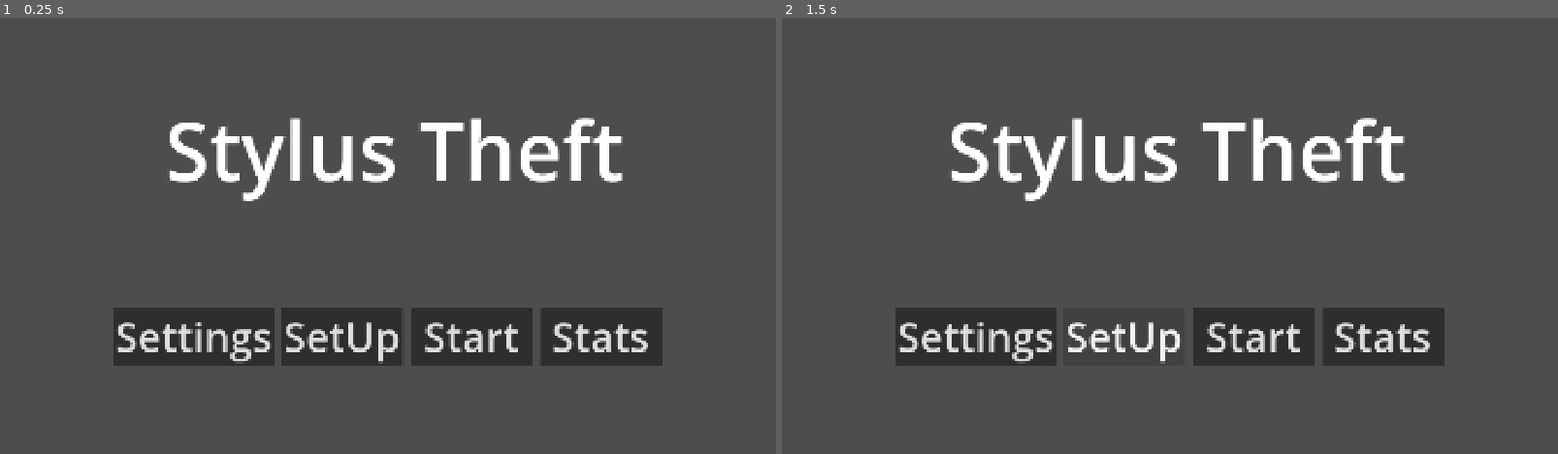
Above: before the commit, frames 1-2 (left to right).
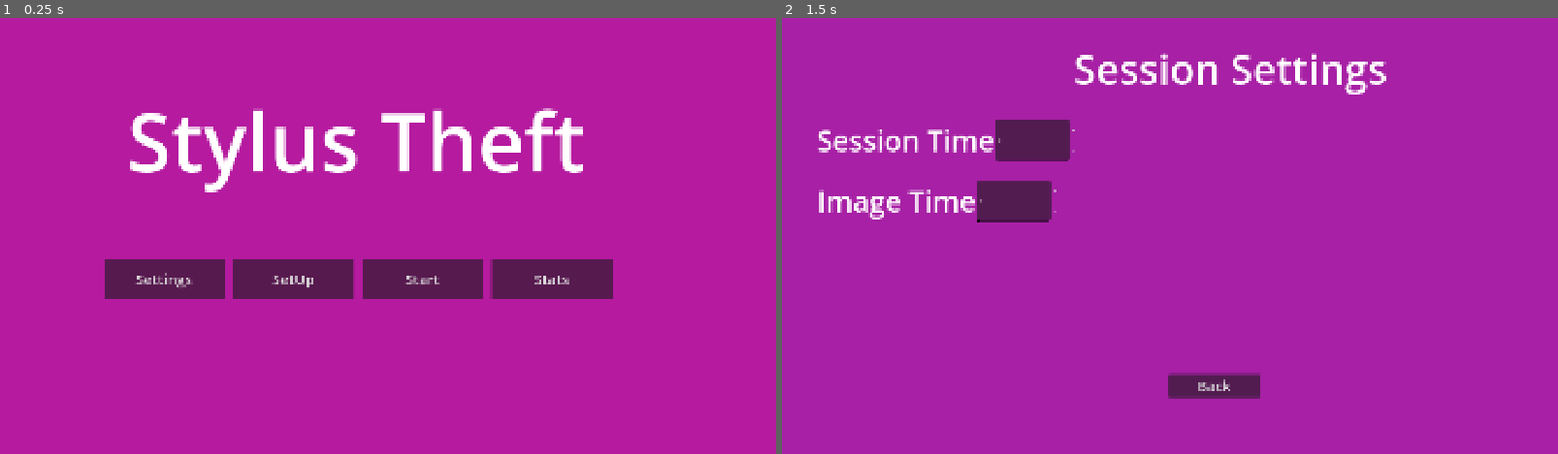
Above: after the commit, the same moments.

Repository: lovetocode/stylusTheft
Game: Godot game, scene res://main.tscn
Same seed, same stepped clock (60 frames per second), same inputs: the game is played once before the commit and once after it. This scene is started directly instead of the project's main scene.
Inputs:
- Up to frame 1 (0.25 s): no input
- Up to frame 2 (1.5 s): click "Settings" at 0.5 s; click "SetUp" at 1.25 s

The runs differ from the first frame. In frame 1, 100% of the frame differs, in the area x 0-100%, y 0-100%; in frame 2, 100%.

Commit message:
got config files working

Diff:
--- /dev/null
+++ b/stylus-theft/Scripts/SessionConfig.gd
@@ -0,0 +1,31 @@
+extends Node
+
+var image_time: float = 120.0
+var session_time:float = 600
+
+const SAVE_PATH = "user://session_config.json"
+
+# Called when the node enters the scene tree for the first time.
+func _ready() -> void:
+	pass
+
+func save_config():
+	var data = {
+		"image_time": image_time,
+		"session_time": session_time
+	}
+
+	var file = FileAccess.open(SAVE_PATH, FileAccess.WRITE)
+	file.store_string(JSON.stringify(data))
+	file.close()
+
+func load_config():
+	if not FileAccess.file_exists(SAVE_PATH):
+		return
+	var file = FileAccess.open(SAVE_PATH, FileAccess.READ)
+	var data = JSON.parse_string(file.to_string())
+	file.close()
+
+	if data:
+		image_time = data.get("image_time", image_time)
+		session_time = data.get("session_time", session_time)
--- /dev/null
+++ b/stylus-theft/Scripts/main.gd
@@ -0,0 +1,16 @@
+extends Node2D
+
+
+# Called when the node enters the scene tree for the first time.
+func _ready() -> void:
+	get_viewport().size_changed.connect(_on_size_change)
+	_on_size_change()
+	$CenterContainer/HBoxContainer/setUp.pressed.connect(_on_setup_pressed)
+
+func _on_size_change():
+	var vp_size = get_viewport_rect().size
+	$background.size = vp_size
+	$background.position = Vector2.ZERO
+
+func _on_setup_pressed():
+	get_tree().change_scene_to_file("res://sessionsettings.tscn")
--- /dev/null
+++ b/stylus-theft/Scripts/sessionsettings.gd
@@ -0,0 +1,17 @@
+extends Node2D
+
+
+# Called when the node enters the scene tree for the first time.
+func _ready() -> void:
+	get_viewport().size_changed.connect(_on_size_changed)
+	_on_size_changed()
+	$Back.pressed.connect(_on_back_pressed)
+
+func _on_size_changed():
+	var vp_size = get_viewport_rect().size
+	$background.size = vp_size
+	$background.position = Vector2.ZERO
+
+
+func _on_back_pressed():
+	get_tree().change_scene_to_file("res://main.tscn")
--- a/stylus-theft/Scripts/tracing_canvas.gd
+++ b/stylus-theft/Scripts/tracing_canvas.gd
@@ -7,13 +7,21 @@
 @onready var draw_layer = $DrawLayer
 
 
+var sesson_elapsed: float = 0.0
+var session_active: bool = true
+var image_time: float
+var session_time: float
+
+
 # Called when the node enters the scene tree for the first time.
 func _ready() -> void:
 	get_viewport().size_changed.connect(_on_viewport_resized)
 	_on_viewport_resized()
-	timer.wait_time = 100
+	timer.wait_time = SessionConfig.image_time
+	session_time = SessionConfig.session_time
+	setup_top_bar()
 	timer.start()
-	setup_top_bar()
+
 
 func _on_viewport_resized():
 	var vp_size = get_viewport().get_visible_rect().size
@@ -27,6 +35,13 @@
 
 func _process(delta: float) -> void:
 	label.text = "%02d:%02d" % imageduration()
+
+	if session_active == false:
+		return
+	sesson_elapsed += delta
+	if sesson_elapsed >= session_time:
+		session_active = false
+		timer.stop()
 
 func setup_top_bar():
 
--- a/stylus-theft/main.tscn
+++ b/stylus-theft/main.tscn
@@ -1,21 +1,30 @@
 [gd_scene format=3 uid="uid://j1c5fqrnfofd"]
 
+[ext_resource type="Script" uid="uid://88g5da7tgxug" path="res://Scripts/main.gd" id="1_ig7tw"]
+
 [node name="Main" type="Node2D" unique_id=21034503]
+script = ExtResource("1_ig7tw")
 
-[node name="name" type="Label" parent="." unique_id=1769973156]
-offset_left = 16.0
-offset_top = 76.0
-offset_right = 1936.0
-offset_bottom = 576.0
+[node name="background" type="ColorRect" parent="." unique_id=1537605044]
+offset_right = 1738.0
+offset_bottom = 1033.0
+color = Color(0.7083334, 0.103298604, 0.62325037, 1)
+
+[node name="AppName" type="Label" parent="." unique_id=1769973156]
+offset_left = -78.0
+offset_top = 54.0
+offset_right = 1842.0
+offset_bottom = 554.0
 theme_override_font_sizes/font_size = 200
 text = "Stylus Theft"
 horizontal_alignment = 1
 vertical_alignment = 1
 
 [node name="CenterContainer" type="CenterContainer" parent="." unique_id=653639636]
-offset_top = 500.0
-offset_right = 1920.0
-offset_bottom = 1080.0
+offset_left = -74.0
+offset_top = 357.0
+offset_right = 1846.0
+offset_bottom = 937.0
 offset_transform_enabled = true
 
 [node name="HBoxContainer" type="HBoxContainer" parent="CenterContainer" unique_id=858885004]
@@ -26,24 +35,24 @@
 [node name="settings" type="Button" parent="CenterContainer/HBoxContainer" unique_id=672868208]
 custom_minimum_size = Vector2(300, 100)
 layout_mode = 2
-theme_override_font_sizes/font_size = 100
+theme_override_font_sizes/font_size = 36
 text = "Settings"
 
 [node name="setUp" type="Button" parent="CenterContainer/HBoxContainer" unique_id=281287484]
 custom_minimum_size = Vector2(300, 100)
 layout_mode = 2
-theme_override_font_sizes/font_size = 100
+theme_override_font_sizes/font_size = 36
 text = "SetUp
 "
 
-[node name="setUp2" type="Button" parent="CenterContainer/HBoxContainer" unique_id=141608209]
+[node name="Start" type="Button" parent="CenterContainer/HBoxContainer" unique_id=141608209]
 custom_minimum_size = Vector2(300, 100)
 layout_mode = 2
-theme_override_font_sizes/font_size = 100
+theme_override_font_sizes/font_size = 36
 text = "Start"
 
-[node name="setUp3" type="Button" parent="CenterContainer/HBoxContainer" unique_id=295379659]
+[node name="stats" type="Button" parent="CenterContainer/HBoxContainer" unique_id=295379659]
 custom_minimum_size = Vector2(300, 100)
 layout_mode = 2
-theme_override_font_sizes/font_size = 100
+theme_override_font_sizes/font_size = 36
 text = "Stats"
--- a/stylus-theft/project.godot
+++ b/stylus-theft/project.godot
@@ -15,6 +15,10 @@
 config/features=PackedStringArray("4.7", "Mobile")
 config/icon="res://icon.svg"
 
+[autoload]
+
+SessionConfig="*uid://8b2fh4r3nvky"
+
 [display]
 
 window/size/viewport_width=1920
--- /dev/null
+++ b/stylus-theft/sessionsettings.tscn
@@ -0,0 +1,62 @@
+[gd_scene format=3 uid="uid://bmm8qrjkknsp8"]
+
+[ext_resource type="Script" uid="uid://ccvw8jeetkcht" path="res://Scripts/sessionsettings.gd" id="1_dvvwr"]
+
+[node name="Settings" type="Node2D" unique_id=485688192]
+script = ExtResource("1_dvvwr")
+
+[node name="background" type="ColorRect" parent="." unique_id=1423848693]
+offset_left = 86.0
+offset_top = 239.0
+offset_right = 2371.0
+offset_bottom = 1335.0
+color = Color(0.65625, 0.124755874, 0.6479454, 1)
+
+[node name="Settings" type="Label" parent="." unique_id=344986912]
+offset_left = 722.0
+offset_top = 58.0
+offset_right = 1497.0
+offset_bottom = 195.0
+theme_override_font_sizes/font_size = 100
+text = "Session Settings"
+horizontal_alignment = 1
+vertical_alignment = 1
+
+[node name="VBoxContainer" type="VBoxContainer" parent="." unique_id=1997772751]
+offset_left = 87.0
+offset_top = 254.0
+offset_right = 616.0
+offset_bottom = 496.0
+theme_override_constants/separation = 50
+
+[node name="HBoxContainer" type="HBoxContainer" parent="VBoxContainer" unique_id=1754968637]
+layout_mode = 2
+
+[node name="SessionTime" type="Label" parent="VBoxContainer/HBoxContainer" unique_id=772431123]
+layout_mode = 2
+theme_override_font_sizes/font_size = 70
+text = "Session Time"
+
+[node name="SessionTimeInput" type="SpinBox" parent="VBoxContainer/HBoxContainer" unique_id=464258507]
+custom_minimum_size = Vector2(200, 100)
+layout_mode = 2
+
+[node name="HBoxContainer2" type="HBoxContainer" parent="VBoxContainer" unique_id=234356819]
+layout_mode = 2
+
+[node name="PerImageTime" type="Label" parent="VBoxContainer/HBoxContainer2" unique_id=171742956]
+layout_mode = 2
+theme_override_font_sizes/font_size = 70
+text = "Image Time"
+
+[node name="SessionTimeInput" type="SpinBox" parent="VBoxContainer/HBoxContainer2" unique_id=1129582832]
+custom_minimum_size = Vector2(200, 100)
+layout_mode = 2
+
+[node name="Back" type="Button" parent="." unique_id=930538076]
+offset_left = 956.0
+offset_top = 882.0
+offset_right = 1184.0
+offset_bottom = 940.0
+theme_override_font_sizes/font_size = 36
+text = "Back"
--- a/stylus-theft/settings.tscn
+++ b/stylus-theft/settings.tscn
@@ -2,16 +2,18 @@
 
 [node name="Settings" type="Node2D" unique_id=485688192]
 
-[node name="ColorRect" type="ColorRect" parent="." unique_id=1423848693]
+[node name="background" type="ColorRect" parent="." unique_id=1423848693]
 offset_right = 2285.0
 offset_bottom = 1096.0
 color = Color(0.65625, 0.124755874, 0.6479454, 1)
 
 [node name="Settings" type="Label" parent="." unique_id=344986912]
-offset_right = 460.0
-offset_bottom = 137.0
+offset_left = 30.0
+offset_top = -26.0
+offset_right = 805.0
+offset_bottom = 111.0
 theme_override_font_sizes/font_size = 100
-text = "SETTINGS"
+text = "Session Settings"
 horizontal_alignment = 1
 vertical_alignment = 1
 
Not shown, added: stylus-theft/Scripts/SessionConfig.gd.uid
Not shown, added: stylus-theft/Scripts/main.gd.uid
Not shown, added: stylus-theft/Scripts/sessionsettings.gd.uid
